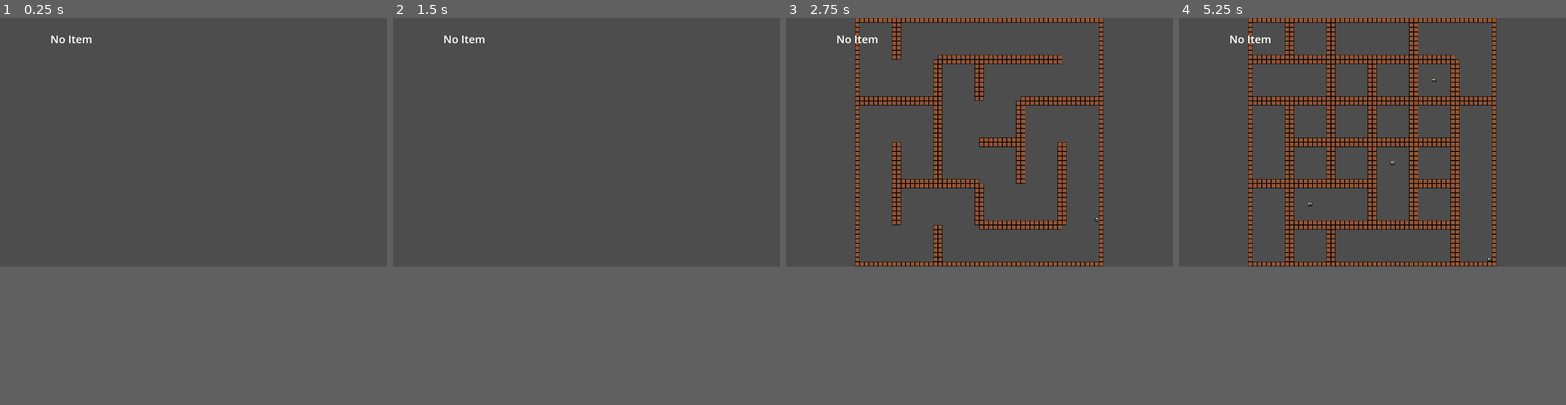
Above: before the commit, frames 1-4 (left to right).
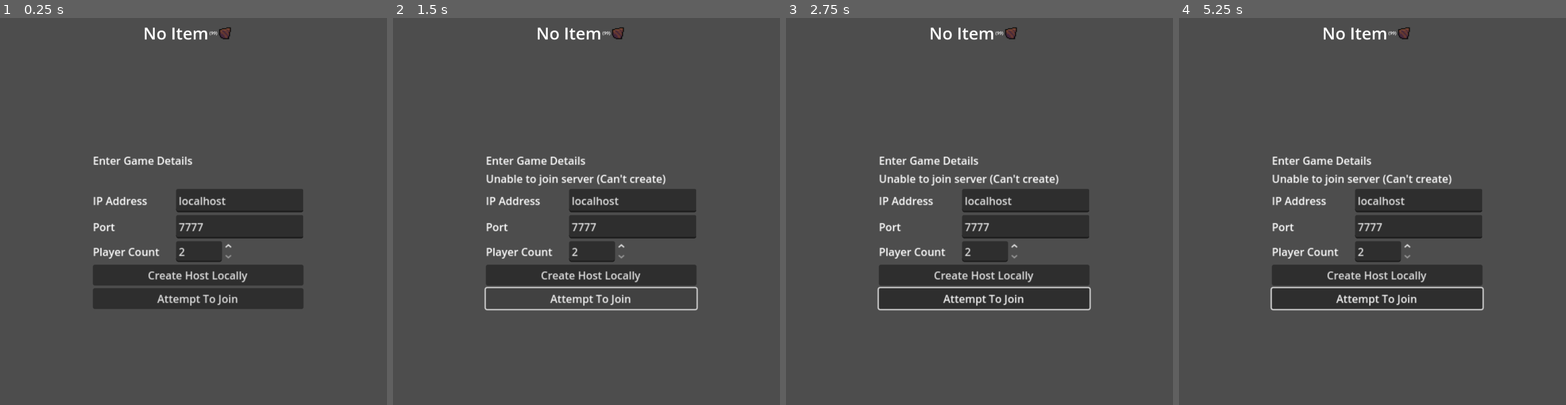
Above: after the commit, the same moments.

Repository: red-dead-lion/indie-arcade-game-jam-2025.void-eater
Game: Godot game, scene res://main.tscn
Two runs of this game, one before a commit and one after it. Both use one fixed random seed, a clock stepped at 60 frames per second and the inputs below.
Inputs (mouse positions are in pixels of both pictures, inside the frame that each line leads up to):
- Up to frame 1 (0.25 s): no input
- Up to frame 2 (1.5 s): click (590, 184) at 0.5 s, where only the run after the commit has a clickable "Create Host Locally"; click (590, 199) at 1.25 s, where only the run after the commit has a clickable "Attempt To Join"
- Up to frame 3 (2.75 s): move the mouse to (1064, 130) at 2.02 s; hold Right (ui_right) from 2.03 s (still down); tap End (ui_end) at 2.1 s; tap Home (ui_home) at 2.3 s
- Up to frame 4 (5.25 s): move the mouse to (1295, 153) at 2.77 s; tap Home (ui_home) at 2.85, 4.55, 5.1 s; click (1295, 153) at 3.05 s; move the mouse to (1411, 87) at 3.52 s; release Right (ui_right) at 3.53 s; hold Left (ui_left) 3.53-4.28 s; click (1411, 87) at 3.6 s; tap End (ui_end) at 3.8, 4.35 s; move the mouse to (1353, 192) at 4.27 s; hold Right (ui_right) from 4.28 s (still down); move the mouse to (1488, 180) at 5.02 s
In our replay, the window is 800x514 before the commit and 800x800 after it. These sizes can differ from the game's own. Grey fills any space a smaller window leaves; there, only what the larger window draws over its background counts as a difference.

The runs differ from the first frame. In frame 1, 11% of the frame differs, in the area x 13-79%, y 2-76%; in frame 2, 9.7%; in frame 3, 20%; in frame 4, 24%, in the area x 13-82%, y 0-76%.

Commit message:
Added UI elements for joining and hosting games

Diff:
--- a/controllers/network_controller.gd
+++ b/controllers/network_controller.gd
@@ -3,17 +3,66 @@
 
 static var peer: ENetMultiplayerPeer;
 static var instance: NetworkController;
+var clients_required: int = 2;
+
+func _enter_tree() -> void:
+	set_multiplayer_authority(1);
 
 func _ready()->void:
 	instance = self;
 
-func start_server()->void:
+func start_server()->bool:
 	peer = ENetMultiplayerPeer.new();
-	var res = peer.create_server(7127);
+	var error = peer.create_server(
+		int($"/root/Game/UI/ConnectUI/Settings/PortContainer/TextEdit".text)
+	);
+	if error != OK:
+		$"/root/Game/UI/ConnectUI/Settings/ConnectionFeedback".text = (
+			"Unable to create server (" + error_string(error) + ")"
+		);
+		return false;
 	get_tree().get_multiplayer().multiplayer_peer = peer;
-	get_tree().get_multiplayer().peer_connected.connect(NetworkPlayersController.instance.spawn_player);
+	get_tree().get_multiplayer().peer_connected.connect(func (_id)->void:
+		if (
+			NetworkController.instance.clients_required ==
+				get_tree().get_multiplayer().get_peers().size() + 1
+			and get_tree().get_multiplayer().is_server()
+		):
+			Main.instance.create_level_from_properties();
+			NetworkPlayersController.instance.spawn_player(1);
+			for n in get_tree().get_multiplayer().get_peers():
+				NetworkPlayersController.instance.spawn_player(n);
+			hide_lobby_ui.rpc();
+	);
+	return true;
 
-func start_client()->void:
+func start_client()->bool:
 	peer = ENetMultiplayerPeer.new();
-	var res = peer.create_client("127.0.0.1", 7127);
+	var error = peer.create_client(
+		$"/root/Game/UI/ConnectUI/Settings/IpAddrContainer/TextEdit".text,
+		str_to_var(
+			$"/root/Game/UI/ConnectUI/Settings/PortContainer/TextEdit".text
+		)
+	);
+	if error != OK:
+		$"/root/Game/UI/ConnectUI/Settings/ConnectionFeedback".text = (
+			"Unable to join server (" + error_string(error) + ")"
+		);
+		return false;
 	get_tree().get_multiplayer().multiplayer_peer = peer;
+	return true;
+
+@rpc('any_peer', 'call_local')
+func hide_lobby_ui()->void:
+	$"/root/Game/UI/ConnectUI".visible = false;
+
+@rpc('any_peer')
+func cancel_connection()->void:
+	if multiplayer.get_remote_sender_id() == 1:
+		for n in get_tree().get_multiplayer().get_peers():
+			get_tree().get_multiplayer().multiplayer_peer.disconnect_peer(n);
+		get_tree().get_multiplayer().multiplayer_peer.close();
+	else:
+		get_tree().get_multiplayer().multiplayer_peer.disconnect_peer(
+			multiplayer.get_remote_sender_id()
+		);
--- a/controllers/players_controller.gd
+++ b/controllers/players_controller.gd
@@ -19,11 +19,3 @@
 			randi() % rooms_root.get_child_count()
 		).global_position
 	);
-
-func _process(delta: float) -> void:
-	if Input.is_action_just_pressed("ui_home"):
-		NetworkController.instance.start_server();
-		Main.instance.create_level_from_properties();
-		spawn_player(1);
-	if Input.is_action_just_pressed("ui_end"):
-		NetworkController.instance.start_client();
--- a/items/dynamite.gd
+++ b/items/dynamite.gd
@@ -3,6 +3,8 @@
 
 static var factory_scene_path: String = "res://items/dynamite.tscn";
 var is_exploding = false;
+var apply_force_for_time_after_explosion_timer = 1.0;
+var c_apply_force_for_time_after_explosion_timer = 0;
 
 static func _create_instance(shooter: Player)->Dynamite:
 	var dynamite: Dynamite = load(factory_scene_path).instantiate();
@@ -15,14 +17,18 @@
 func _physics_process(delta: float) -> void:
 	if !is_multiplayer_authority() or !is_exploding:
 		return;
+	c_apply_force_for_time_after_explosion_timer += delta;
 	for n in $ExplosionCastShape.get_collision_count():
 		var collision = $ExplosionCastShape.get_collider(n);
 		if collision is Tile:
 			collision.remote_request_queue_free.rpc();
-		if collision is Player:
+		if collision is Player and (
+			c_apply_force_for_time_after_explosion_timer <
+			apply_force_for_time_after_explosion_timer
+		):
 			collision.remote_update_velocity.rpc(
 				collision.name,
-				collision.velocity - (global_position - collision.global_position).normalized() * 5000
+				-(global_position - collision.global_position).normalized() * 1000
 			);
 
 func _on_explode_after_timeout() -> void:
@@ -30,6 +36,7 @@
 		return;
 	$Smoke.emitting = true;
 	$Explosion.emitting = true;
+	$Sprite2D.visible = false;
 	is_exploding = true;
 
 func _on_smoke_finished() -> void:
--- a/items/dynamite.tscn
+++ b/items/dynamite.tscn
@@ -14,6 +14,9 @@
 properties/2/path = NodePath(".:position")
 properties/2/spawn = true
 properties/2/replication_mode = 1
+properties/3/path = NodePath("Sprite2D:visible")
+properties/3/spawn = true
+properties/3/replication_mode = 1
 
 [sub_resource type="RectangleShape2D" id="RectangleShape2D_kek77"]
 size = Vector2(1.25, 5.25)
--- a/items/hookshot.gd
+++ b/items/hookshot.gd
@@ -11,15 +11,15 @@
 func _enter_tree() -> void:
 	set_multiplayer_authority(1);
 
-static func _create_instance(shooter: Player, target_global_position: Vector2)->Hookshot:
+static func _create_instance(_shooter: Player, target_global_position: Vector2)->Hookshot:
 	var hookshot: Hookshot = load(factory_scene_path).instantiate();
-	hookshot.shooter = shooter;
-	hookshot.target_global_direction = (target_global_position - shooter.global_position).normalized();
-	hookshot.global_position = shooter.global_position + hookshot.target_global_direction * 15;
-	hookshot.original_shooter_position = shooter.global_position;
+	hookshot.shooter = _shooter;
+	hookshot.target_global_direction = (target_global_position - _shooter.global_position).normalized();
+	hookshot.global_position = _shooter.global_position + hookshot.target_global_direction * 15;
+	hookshot.original_shooter_position = _shooter.global_position;
 	return hookshot;
 
-func _physics_process(delta: float) -> void:
+func _physics_process(_delta: float) -> void:
 	if !is_multiplayer_authority():
 		return;
 	$Line2D.points[1] = shooter.global_position - position;
--- a/items/hookshot.tscn
+++ b/items/hookshot.tscn
@@ -43,7 +43,6 @@
 [node name="CollisionShape2D" type="CollisionShape2D" parent="."]
 position = Vector2(-8.9407e-08, 1)
 rotation = 0.785398
-scale = Vector2(1, 1)
 shape = SubResource("RectangleShape2D_hfgxd")
 
 [node name="MaxShootTimer" type="Timer" parent="."]
--- a/items/item_box.gd
+++ b/items/item_box.gd
@@ -12,17 +12,17 @@
 	var icon_path;
 	var qty;
 
-	func _init(type, name, icon_path, qty):
-		self.type = type;
-		self.name = name;
-		self.icon_path = icon_path;
-		self.qty = qty;
+	func _init(_type, _name, _icon_path, _qty):
+		self.type = _type;
+		self.name = _name;
+		self.icon_path = _icon_path;
+		self.qty = _qty;
 
 @export var _net_is_destroyed = false;
 
 func _enter_tree() -> void:
 	set_multiplayer_authority(1);
-	get_tree().get_multiplayer().peer_connected.connect(func(id)->void:
+	get_tree().get_multiplayer().peer_connected.connect(func(_id)->void:
 		if _net_is_destroyed:
 			queue_free();
 	);
@@ -31,15 +31,15 @@
 	if body is Player:
 		match randi() % 2:
 			0:
-				var item: Item = Item.new(Items.Hookshot, "hookshot", "", 10);
+				var item: Item = Item.new(Items.Hookshot, "hookshot", "res://items/hookshot.png", 10);
 				body.pickup_item(item);
 			1:
-				var item: Item = Item.new(Items.Dynamite, "dynamite", "", 1);
+				var item: Item = Item.new(Items.Dynamite, "dynamite", "res://items/dynamite.png", 1);
 				body.pickup_item(item);
 		_net_is_destroyed = true;
 		queue_free();
 
-func _physics_process(delta: float) -> void:
+func _physics_process(_delta: float) -> void:
 	if !get_tree().get_multiplayer().is_server():
 		return;
 	velocity += get_gravity() / 60;
--- a/main.gd
+++ b/main.gd
@@ -62,9 +62,9 @@
 	var parent: GridNode;
 	var index_2d: Vector2;
 	var exits: Array[CardinalDirection];
-	func _init(index_2d: Vector2, parent: GridNode = null):
-		self.index_2d = index_2d;
-		self.parent = parent;
+	func _init(_index_2d: Vector2, _parent: GridNode = null):
+		self.index_2d = _index_2d;
+		self.parent = _parent;
 
 	func make_array_of_grid_node_neighbors()->Array[GridNode]:
 		return [
@@ -76,20 +76,22 @@
 
 var has_generated_level = false;
 
+func _enter_tree() -> void:
+	set_multiplayer_authority(1);
+
 func _ready()->void:
 	instance = self;
 
 func create_level_from_properties()->void:
 	generate_level(level_root, room_scene, size, start_position);
 
-static func generate_level(parent: Node, room_scene: PackedScene, size: Vector2, start_pos: Vector2)->void:
-	print('generate');
+static func generate_level(parent: Node, _room_scene: PackedScene, _size: Vector2, start_pos: Vector2)->void:
 	var grid_graph = generate_grid_via_digger_algorithm(
-		size,
+		_size,
 		[GridNode.new(start_pos)],
 	);
 	for node in grid_graph:
-		var room: Room = room_scene.instantiate();
+		var room: Room = _room_scene.instantiate();
 		room.position.x = 9 * 32 * node.index_2d.x + 128;
 		room.position.y = 9 * 32 * node.index_2d.y;
 		parent.add_child(room, true);
@@ -97,7 +99,7 @@
 			room.remove_wall(exit);
 
 static func generate_grid_via_digger_algorithm(
-	size: Vector2 = Vector2(3,3),
+	_size: Vector2 = Vector2(3,3),
 	nodes: Array[GridNode] = [GridNode.new(Vector2(0,0))],
 	current_node: GridNode = null
 )->Array[GridNode]:
@@ -108,8 +110,8 @@
 	# remove closed node neigbors to determine remaining open nodes
 	grid_node_neighbors = grid_node_neighbors.filter(func (open_node):
 		return !(
-			(open_node.index_2d.x < 0 or open_node.index_2d.x > size.x - 1) or
-			(open_node.index_2d.y < 0 or open_node.index_2d.y > size.y - 1)
+			(open_node.index_2d.x < 0 or open_node.index_2d.x > _size.x - 1) or
+			(open_node.index_2d.y < 0 or open_node.index_2d.y > _size.y - 1)
 		)
 	).filter(func (open_node):
 		for node in nodes:
@@ -141,5 +143,5 @@
 		grid_node_neighbor.exits.append(inverse_cardinal_direction_between_nodes);
 		grid_node_neighbor.parent = current_node;
 		nodes.append(grid_node_neighbor);
-		generate_grid_via_digger_algorithm(size, nodes, grid_node_neighbor);
+		generate_grid_via_digger_algorithm(_size, nodes, grid_node_neighbor);
 	return nodes;
--- a/main.tscn
+++ b/main.tscn
@@ -1,16 +1,26 @@
-[gd_scene load_steps=10 format=3 uid="uid://sqqqjuxqc0s0"]
+[gd_scene load_steps=14 format=3 uid="uid://sqqqjuxqc0s0"]
 
 [ext_resource type="Script" uid="uid://b3mieq3s0e6eo" path="res://main.gd" id="1_1bvp3"]
 [ext_resource type="PackedScene" uid="uid://c6qj00pv2p5fg" path="res://player/player.tscn" id="1_ig7tw"]
-[ext_resource type="Script" uid="uid://bjdpcaovwot51" path="res://Rooms.gd" id="3_1bvp3"]
+[ext_resource type="Script" uid="uid://bjdpcaovwot51" path="res://rooms.gd" id="3_1bvp3"]
 [ext_resource type="PackedScene" uid="uid://romrxlvm0yyq" path="res://room/room.tscn" id="3_h2yge"]
+[ext_resource type="Texture2D" uid="uid://br1sxhgr42nob" path="res://items/hookshot.png" id="3_kek77"]
 [ext_resource type="Script" uid="uid://ddpsgwqxi64h8" path="res://controllers/network_controller.gd" id="3_lquwl"]
+[ext_resource type="Script" uid="uid://tpoeuwk3cwoi" path="res://ui/connection_ui_controller.gd" id="4_4c57u"]
 [ext_resource type="Script" uid="uid://cg8g45agcaabs" path="res://controllers/players_controller.gd" id="4_7mycd"]
 [ext_resource type="Script" uid="uid://cdmmnhvqrv0oq" path="res://spawn_box_timer.gd" id="7_272bh"]
 [ext_resource type="PackedScene" uid="uid://b76bpd6blsjr2" path="res://items/item_box.tscn" id="8_5vw27"]
 
 [sub_resource type="LabelSettings" id="LabelSettings_5vw27"]
 font_size = 75
+
+[sub_resource type="LabelSettings" id="LabelSettings_kek77"]
+font_size = 20
+
+[sub_resource type="SceneReplicationConfig" id="SceneReplicationConfig_kek77"]
+properties/0/path = NodePath("UI/ConnectUI/Waiting/Label:text")
+properties/0/spawn = true
+properties/0/replication_mode = 1
 
 [node name="Game" type="Node2D" node_paths=PackedStringArray("level_root")]
 script = ExtResource("1_1bvp3")
@@ -18,22 +28,141 @@
 room_scene = ExtResource("3_h2yge")
 size = Vector2(6, 6)
 
-[node name="UI" type="VBoxContainer" parent="."]
+[node name="UI" type="Control" parent="."]
 z_index = 5
-anchors_preset = 15
-anchor_right = 1.0
-anchor_bottom = 1.0
-offset_left = -43.0
-offset_top = -11.5
-offset_right = 43.0
-offset_bottom = 11.5
+custom_minimum_size = Vector2(900, 900)
+layout_mode = 3
+anchors_preset = 0
+offset_top = -130.0
+offset_right = 1700.0
+offset_bottom = 1674.0
+size_flags_horizontal = 4
+size_flags_vertical = 0
+
+[node name="GameUI" type="Control" parent="UI"]
+layout_mode = 1
+anchors_preset = 5
+anchor_left = 0.5
+anchor_right = 0.5
+offset_left = -225.0
+offset_right = 225.0
+offset_bottom = 103.0
+grow_horizontal = 2
+
+[node name="HeldItem" type="HBoxContainer" parent="UI/GameUI"]
+layout_mode = 2
+offset_right = 400.0
+offset_bottom = 103.0
+size_flags_horizontal = 4
+size_flags_vertical = 0
+
+[node name="HeldItemLabel" type="Label" parent="UI/GameUI/HeldItem"]
+layout_mode = 2
+text = "No Item"
+label_settings = SubResource("LabelSettings_5vw27")
+
+[node name="HeldItemQty" type="Label" parent="UI/GameUI/HeldItem"]
+layout_mode = 2
+text = "(99)"
+label_settings = SubResource("LabelSettings_kek77")
+
+[node name="HeldItemIcon" type="TextureRect" parent="UI/GameUI/HeldItem"]
+custom_minimum_size = Vector2(64, 64)
+layout_mode = 2
+size_flags_vertical = 4
+texture = ExtResource("3_kek77")
+stretch_mode = 4
+
+[node name="ConnectUI" type="CenterContainer" parent="UI"]
+layout_mode = 1
+anchors_preset = 8
+anchor_left = 0.5
+anchor_top = 0.5
+anchor_right = 0.5
+anchor_bottom = 0.5
+offset_left = -450.0
+offset_top = -302.0
+offset_right = -136.0
+offset_bottom = -96.0
 grow_horizontal = 2
 grow_vertical = 2
-
-[node name="HeldItemLabel" type="Label" parent="UI"]
-layout_mode = 2
-text = "No Item"
-label_settings = SubResource("LabelSettings_5vw27")
+scale = Vector2(3, 3)
+script = ExtResource("4_4c57u")
+
+[node name="Settings" type="VBoxContainer" parent="UI/ConnectUI"]
+layout_mode = 2
+
+[node name="Titlecard" type="Label" parent="UI/ConnectUI/Settings"]
+layout_mode = 2
+text = "Enter Game Details"
+
+[node name="ConnectionFeedback" type="Label" parent="UI/ConnectUI/Settings"]
+layout_mode = 2
+
+[node name="IpAddrContainer" type="HBoxContainer" parent="UI/ConnectUI/Settings"]
+layout_mode = 2
+
+[node name="Label" type="Label" parent="UI/ConnectUI/Settings/IpAddrContainer"]
+custom_minimum_size = Vector2(120, 0)
+layout_mode = 2
+text = "IP Address"
+
+[node name="TextEdit" type="TextEdit" parent="UI/ConnectUI/Settings/IpAddrContainer"]
+custom_minimum_size = Vector2(190, 35)
+layout_mode = 2
+text = "localhost"
+placeholder_text = "Enter IP Address"
+
+[node name="PortContainer" type="HBoxContainer" parent="UI/ConnectUI/Settings"]
+layout_mode = 2
+
+[node name="Label" type="Label" parent="UI/ConnectUI/Settings/PortContainer"]
+custom_minimum_size = Vector2(120, 0)
+layout_mode = 2
+text = "Port"
+
+[node name="TextEdit" type="TextEdit" parent="UI/ConnectUI/Settings/PortContainer"]
+custom_minimum_size = Vector2(190, 35)
+layout_mode = 2
+text = "7777"
+placeholder_text = "Enter Port (1025 - 65535)"
+
+[node name="PlayerCountContainer" type="HBoxContainer" parent="UI/ConnectUI/Settings"]
+layout_mode = 2
+
+[node name="Label" type="Label" parent="UI/ConnectUI/Settings/PlayerCountContainer"]
+custom_minimum_size = Vector2(120, 0)
+layout_mode = 2
+text = "Player Count"
+
+[node name="SpinBox" type="SpinBox" parent="UI/ConnectUI/Settings/PlayerCountContainer"]
+layout_mode = 2
+min_value = 2.0
+max_value = 4.0
+value = 2.0
+
+[node name="Host" type="Button" parent="UI/ConnectUI/Settings"]
+layout_mode = 2
+text = "Create Host Locally"
+
+[node name="Join" type="Button" parent="UI/ConnectUI/Settings"]
+layout_mode = 2
+text = "Attempt To Join"
+
+[node name="Waiting" type="VBoxContainer" parent="UI/ConnectUI"]
+visible = false
+layout_mode = 2
+
+[node name="Label" type="Label" parent="UI/ConnectUI/Waiting"]
+layout_mode = 2
+text = "Waiting for players to connect... (0/4)"
+
+[node name="CancelButton" type="Button" parent="UI/ConnectUI/Waiting"]
+layout_mode = 2
+text = "Cancel"
+
+[node name="MultiplayerSynchronizer" type="MultiplayerSynchronizer" parent="."]
+replication_config = SubResource("SceneReplicationConfig_kek77")
 
 [node name="NetworkController" type="Node" parent="."]
 script = ExtResource("3_lquwl")
@@ -69,4 +198,8 @@
 position = Vector2(850, 720)
 zoom = Vector2(0.52, 0.52)
 
+[connection signal="value_changed" from="UI/ConnectUI/Settings/PlayerCountContainer/SpinBox" to="UI/ConnectUI" method="_on_player_count_spin_box_value_changed"]
+[connection signal="button_down" from="UI/ConnectUI/Settings/Host" to="UI/ConnectUI" method="_on_host_button_down"]
+[connection signal="button_down" from="UI/ConnectUI/Settings/Join" to="UI/ConnectUI" method="_on_join_button_down"]
+[connection signal="button_down" from="UI/ConnectUI/Waiting/CancelButton" to="UI/ConnectUI" method="_on_cancel_button_button_down"]
 [connection signal="timeout" from="SpawnBoxTimer" to="SpawnBoxTimer" method="_on_timeout"]
--- a/player/player.gd
+++ b/player/player.gd
@@ -3,7 +3,7 @@
 
 # Settings
 var movement_speed = 500;
-var jump_speed = 1500;
+var jump_speed = 2000;
 var wall_jump_impetus = 1000;
 
 # Timers
@@ -12,8 +12,8 @@
 var c_walljump_stickiness_timer = 0;
 
 @rpc("any_peer", "call_local")
-func remote_update_position(global_position: Vector2)->void:
-	self.global_position = global_position;
+func remote_update_position(_global_position: Vector2)->void:
+	self.global_position = _global_position;
 
 func _enter_tree()->void:
 	set_multiplayer_authority(name.to_int(), true);
@@ -82,14 +82,16 @@
 					remote_create_dynamite.rpc_id(
 						1,
 						get_path(),
-						get_viewport().get_camera_2d().get_global_mouse_position(),
 					);
 			held_item.qty -= 1;
+			$"/root/Game/UI/GameUI/HeldItem/HeldItemQty".text = var_to_str(held_item.qty);
 			if held_item.qty <= 0:
 				remove_item();
 	velocity += movement_impetus;
-	velocity.x = clamp(velocity.x, -movement_speed, movement_speed);
-	velocity.y = clamp(velocity.y, -jump_speed, jump_speed / 2.0);
+	if velocity.x > movement_speed or velocity.x < -movement_speed:
+		velocity.x *= 0.96;
+	if velocity.y > movement_speed or velocity.y < -movement_speed:
+		velocity.y *= 0.96;
 	var before_collide_velocity = velocity;
 	move_and_slide();
 	for n in get_slide_collision_count():
@@ -103,19 +105,23 @@
 
 # Methods
 @rpc("call_local")
-func remote_create_dynamite(shooter_path: NodePath, target: Vector2)->void:
+func remote_create_dynamite(shooter_path: NodePath)->void:
 	var hookshot = Dynamite._create_instance(
 		get_node(shooter_path),
 	);
 	get_node("/root/Game/MiscSpawner").add_child(hookshot, true);
 
+var in_progress_hookshot: Hookshot;
+
 @rpc("call_local")
 func remote_create_hookshot(shooter_path: NodePath, target: Vector2)->void:
-	var hookshot = Hookshot._create_instance(
+	if in_progress_hookshot != null:
+		in_progress_hookshot.queue_free();
+	in_progress_hookshot = Hookshot._create_instance(
 		get_node(shooter_path),
 		target,
 	);
-	get_node("/root/Game/MiscSpawner").add_child(hookshot, true);
+	get_node("/root/Game/MiscSpawner").add_child(in_progress_hookshot, true);
 
 @rpc("any_peer", "call_local")
 func remote_update_velocity(collider_name: String, new_velocity: Vector2):
@@ -124,9 +130,13 @@
 var held_item: ItemBox.Item:
 	set(new_held_item):
 		if new_held_item == null:
-			$"/root/Game/UI/HeldItemLabel".text = "No Item";
+			$"/root/Game/UI/GameUI/HeldItem/HeldItemLabel".text = "No Item";
+			$"/root/Game/UI/GameUI/HeldItem/HeldItemIcon".texture = null;
+			$"/root/Game/UI/GameUI/HeldItem/HeldItemQty".text = ""
 		else:
-			$"/root/Game/UI/HeldItemLabel".text = new_held_item.name;
+			$"/root/Game/UI/GameUI/HeldItem/HeldItemLabel".text = new_held_item.name;
+			$"/root/Game/UI/GameUI/HeldItem/HeldItemIcon".texture = load(new_held_item.icon_path);
+			$"/root/Game/UI/GameUI/HeldItem/HeldItemQty".text = var_to_str(new_held_item.qty);
 		held_item = new_held_item;
 
 func pickup_item(item: ItemBox.Item):
--- a/project.godot
+++ b/project.godot
@@ -17,8 +17,9 @@
 
 [display]
 
-window/size/viewport_width=1400
+window/size/viewport_width=900
 window/size/viewport_height=900
+window/size/resizable=false
 
 [input]
 
--- a/room/room.gd
+++ b/room/room.gd
@@ -15,14 +15,8 @@
 
 @export var removed_walls: Array = [];
 
-
 func _enter_tree() -> void:
 	set_multiplayer_authority(1, true);
-
-func _ready() -> void:
-	if !get_tree().get_multiplayer().is_server():
-		for w in removed_walls:
-			remove_wall(w);
 
 func _physics_process(delta: float) -> void:
 	if !get_tree().get_multiplayer().is_server():
@@ -59,3 +53,7 @@
 		for tile in wall.get_children():
 			if tile is Tile:
 				tile.begin_alert();
+
+func _on_multiplayer_synchronizer_synchronized() -> void:
+	for w in removed_walls:
+		remove_wall(w);
--- a/room/room.tscn
+++ b/room/room.tscn
@@ -164,3 +164,5 @@
 
 [node name="Tile9" parent="Wall_Right" instance=ExtResource("1_ppkfq")]
 position = Vector2(128, 128)
+
+[connection signal="synchronized" from="MultiplayerSynchronizer" to="." method="_on_multiplayer_synchronizer_synchronized"]
--- a/spawn_box_timer.gd
+++ b/spawn_box_timer.gd
@@ -6,7 +6,7 @@
 @export var rooms_root: Node;
 
 func _enter_tree() -> void:
-	get_tree().get_multiplayer().peer_connected.connect(func(id)->void:
+	get_tree().get_multiplayer().peer_connected.connect(func(_id)->void:
 		if !get_tree().get_multiplayer().is_server() and !is_started:
 			return;
 		start();
--- /dev/null
+++ b/ui/connection_ui_controller.gd
@@ -0,0 +1,35 @@
+class_name LobbyUIController
+extends CenterContainer
+
+func _ready()->void:
+	get_tree().get_multiplayer().peer_connected.connect(func(_id)->void:
+		update_lobby_waiting_for_players_label();
+	);
+
+func update_lobby_waiting_for_players_label()->void:
+	$Waiting/Label.text = (
+		"Waiting for players to connect... ("
+			+ var_to_str(get_tree().get_multiplayer().get_peers().size() + 1)
+			+ "/"
+			+ var_to_str(NetworkController.instance.clients_required)
+			+ ")"
+	);
+
+func _on_player_count_spin_box_value_changed(value: float) -> void:
+	NetworkController.instance.clients_required = int(value)
+
+func _on_host_button_down() -> void:
+	if NetworkController.instance.start_server():
+		$Settings.visible = false;
+		$Waiting.visible = true;
+		update_lobby_waiting_for_players_label();
+
+func _on_join_button_down() -> void:
+	if NetworkController.instance.start_client():
+		$Settings.visible = false;
+		$Waiting.visible = true;
+
+func _on_cancel_button_button_down() -> void:
+	NetworkController.instance.cancel_connection.rpc();
+	$Settings.visible = true;
+	$Waiting.visible = false;
Renamed: Rooms.gd -> rooms.gd
Renamed: Rooms.gd.uid -> rooms.gd.uid
Not shown, added: ui/connection_ui_controller.gd.uid
